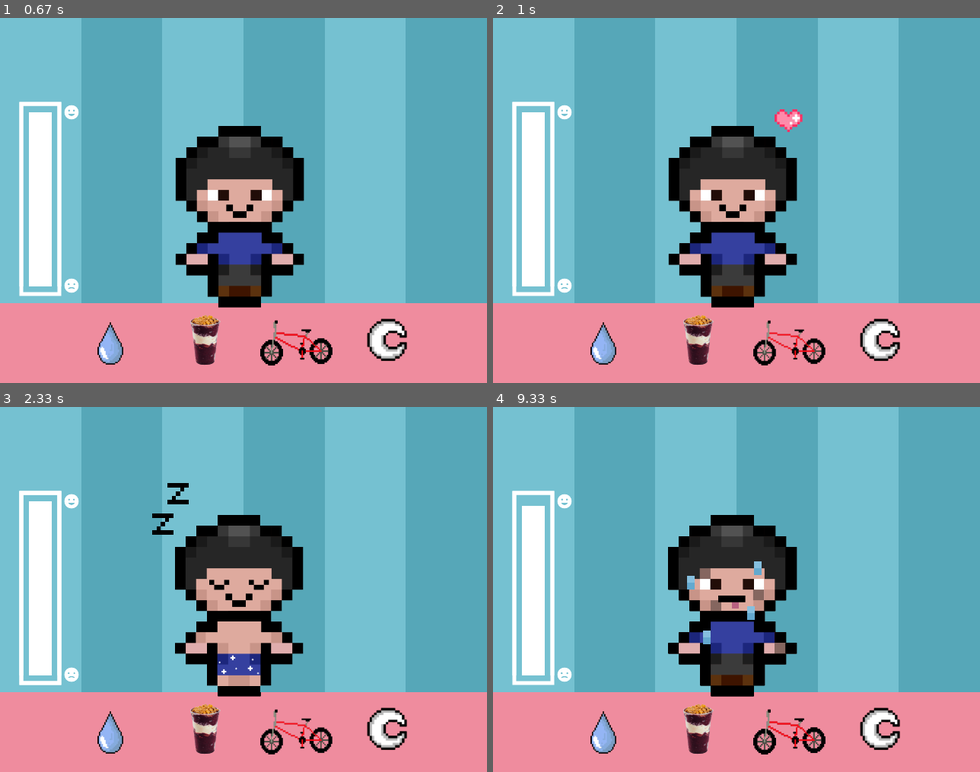
Above: before the commit, frames 1-4 (two rows, left to right).
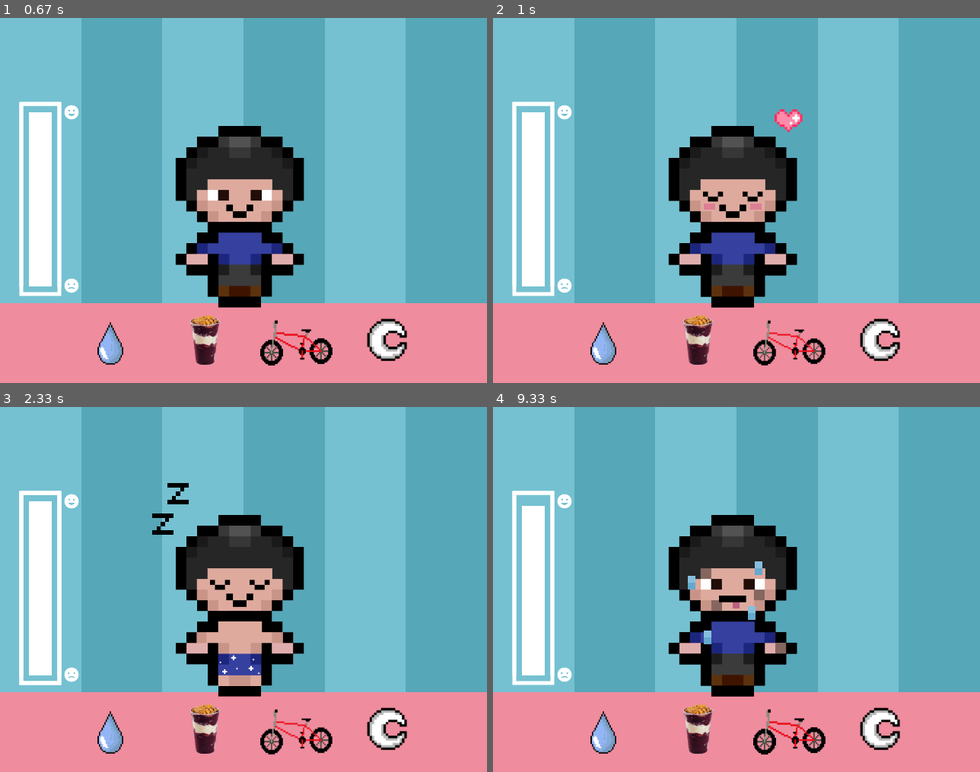
Above: after the commit, the same moments.

Repository: laumelos/Pygame
Game: pygame game, started from index.py
Same seed, same stepped clock (60 frames per second), same inputs: the game is played once before the commit and once after it.
Inputs (mouse positions are in pixels of both pictures, inside the frame that each line leads up to):
- Up to frame 1 (0.67 s): tap Space at 0.33 s
- Up to frame 2 (1 s): click (736, 222) at 0.72 s
- Up to frame 3 (2.33 s): click (389, 728) at 2.05 s
- Up to frame 4 (9.33 s): move the mouse to (824, 709) at 8.97 s; click (824, 709) at 9.02 s

Frame 1 is identical in both runs. In frame 2, 0.5% of the frame differs, in the area x 36-63%, y 32-80%; in frame 3, 0.6%, in the area x 35-63%, y 29-80%; in frame 4, 0.5%.

Commit message:
fix code

Diff:
--- a/index.py
+++ b/index.py
@@ -31,6 +31,7 @@
 #cat variations
 paipqn = pygame.image.load ('images/paipqn.png')
 cat = pygame.image.load ("images/cat.png")
+happyskin = pygame.image.load ("images/happyskin.png")
 skinsuada = pygame.image.load ("images/skinsuada.png")
 catcorpo = pygame.image.load ('images/catcorpo.png')
 sadcat = pygame.image.load ('images/sadcat.png')
@@ -187,7 +188,7 @@
         else:
             #gato triste
             tela.blit(fundo,(0,0))
-            tela.blit(sadcat,(190,155))
+            tela.blit(sadcat,(231,142))
             #som
             mixer.music.stop()
             gameoversound.play()
@@ -195,7 +196,9 @@
             txtfim='fim do jogo'
             fontetxt=pygame.font.Font('Minecraftia-Regular.ttf', 40)
             txtfimtela = fontetxt.render(txtfim, 1, (black))
-            tela.blit(txtfimtela,(200,100))
+            tela.blit(txtfimtela,(200,800))
+            time.sleep(4)
+            tela.blit(fundo,(0,0))
             #fim do jogo
             pygame.display.update()
             time.sleep(4)
@@ -237,7 +240,7 @@
             #images
             tela.blit(framebarra,(25,110))
             tela.blit(fundoazul,(107,0))
-            tela.blit(skindormir,(230,142))
+            tela.blit(skindormir,(231,142))
             tela.blit(sleepz,(200,140))
             tela.blit(sleepz,(220,100))
             #sounds
@@ -254,6 +257,7 @@
         #funcionalid pet
         if (cat_img.draw(tela)):
             #images
+            tela.blit(happyskin,(231,142))
             tela.blit(coraçao,(370,120))
             #sounds
 
@@ -266,10 +270,10 @@
             else:
                 happybar = happybar - 5
 
-        #funcionalid rabo do gato
+        #funcionalid bike
         if (bike_img.draw(tela)):
             #images
-            tela.blit(skinsuada,(230,142))
+            tela.blit(skinsuada,(231,142))
             #sounds
             # catscreamsound.play()
             #wait
Binary file added: images/happyskin.png
Binary file removed: images/morangomord.png
Binary file changed: images/sadcat.png
